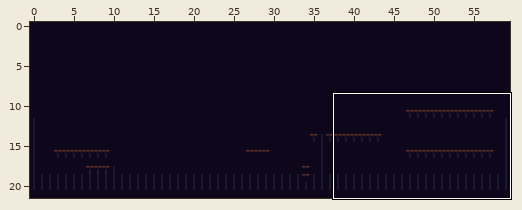
One commit to this Tiled map: assets/tiled/level_002.tmx. The first picture is a wide view before the edit; the outline marks the close-up.
Close-up. Before the edit:
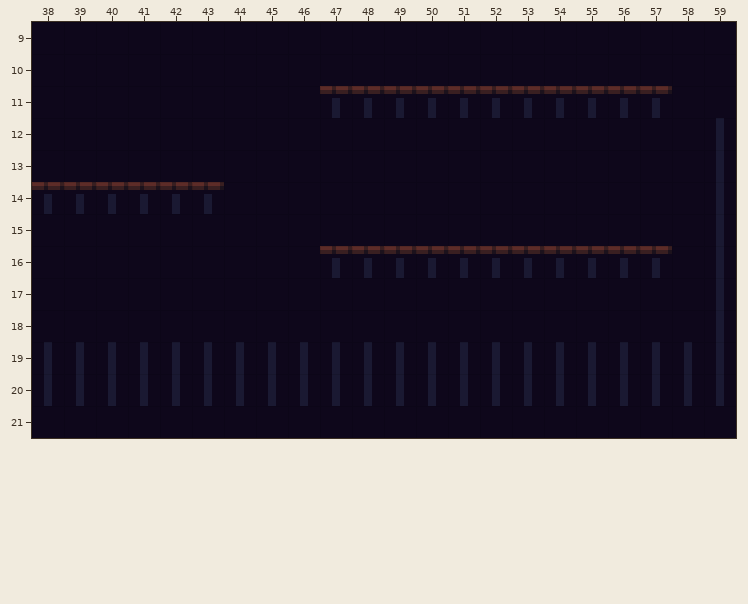
Cells are 8x8 px. Shown: x 38..59, y 9..21. The commit also changed other parts of the map, which this record leaves out.
New version:
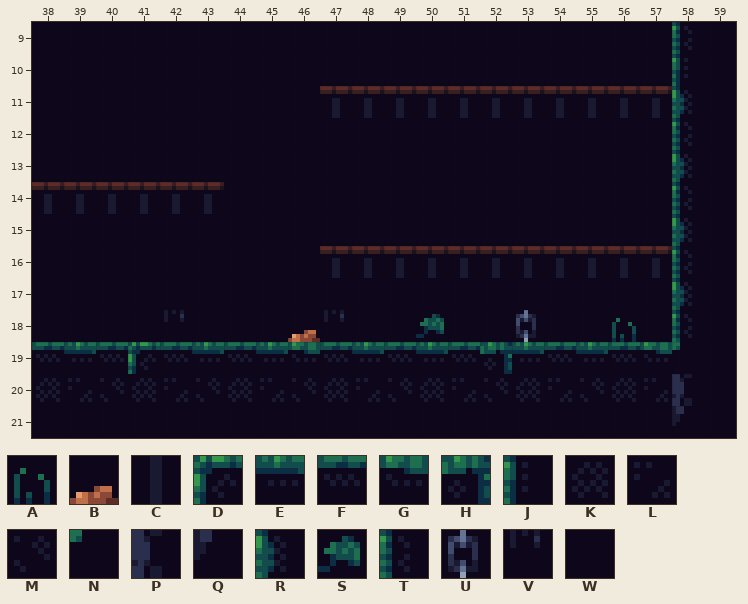
Key: from "test": A 1, B 4, C 90, D 193, E 194, F 195, G 196, H 197, J 217, K 218, L 219, M 220, N 224, P 225, Q 232, R 241, S 246, T 265, U 306, V 315, W 403.
_ is an empty cell, . an unchanged one.
Tiles of an added or newly shown layer are drawn over the layers below it.
The edit:
--- layer "Bushes" (added)
@@ x 42..56 @@
-18 _...__.._.._.._
+18 V...BV..S..U..A
--- layer "Floor"
@@ x 38..59 @@
- 9 ...................._.
-10 ...................._.
-11 ...................._.
-12 ...................._C
-13 ...................._C
-14 ...................._C
-15 ...................._C
-16 ...................._C
-17 ...................._C
-18 ...................._C
-19 CCCCCCCCCCCCCCCCCCCCCC
-20 CCCCCCCCCCCCCCCCCCCCCC
-21 ...................._.
+ 9 ....................T.
+10 ....................J.
+11 ....................R.
+12 ....................TW
+13 ....................RW
+14 ....................TW
+15 ....................RW
+16 ....................TW
+17 ....................RW
+18 ....................TW
+19 FEFDFEFEGFEFEFHEFEFGNW
+20 KLMKLMKLMKLMKLMKLMKLPW
+21 ....................Q.
